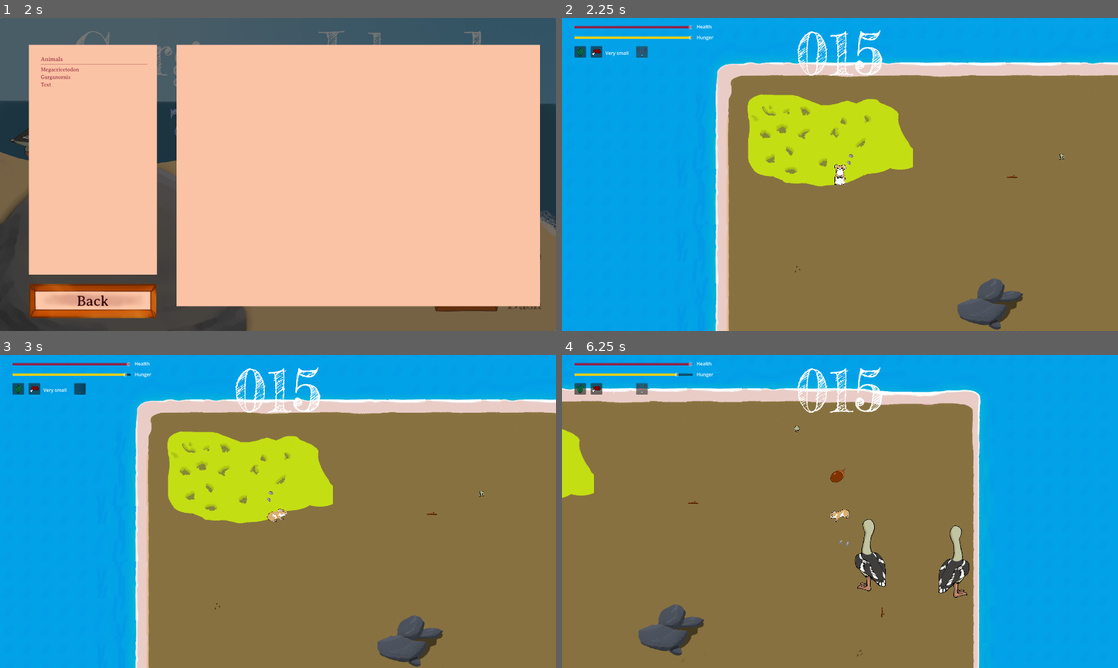
Above: before the commit, frames 1-4 (two rows, left to right).
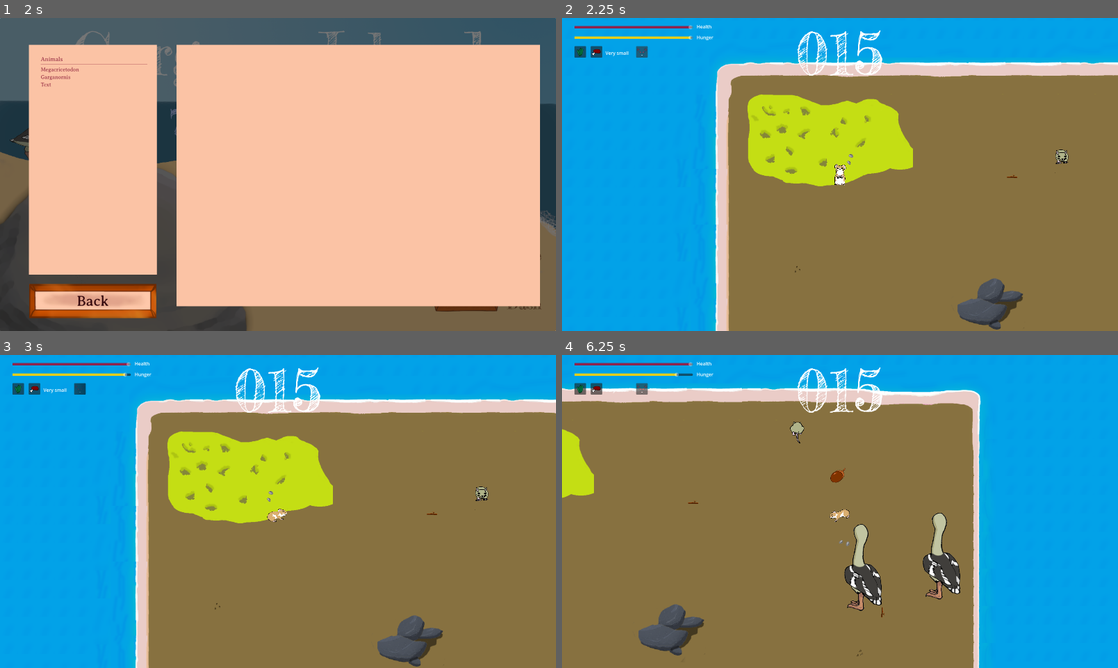
Above: after the commit, the same moments.

Repository: nialsiG/GMTK2024
Game: Godot game, scene res://scenes/Menus/start_menu.tscn
The game is run twice, just before and just after one commit, with the same random seed, the same clock (stepped at 60 frames per second) and the same inputs. The engine's default icon, where the game draws it, is replaced by a stand-in: a white triangle on a blue panel in a dark square.
Inputs:
- Up to frame 1 (2 s): click "Start game" at 0.5 s; click "Wiki" at 1.25 s
- Up to frame 2 (2.25 s): click "Megacricetodon" at 2 s
- Up to frame 3 (3 s): tap Enter at 2.75 s; hold D (move_right) from 2.78 s (still down); tap Space (attack) at 2.85 s
- Up to frame 4 (6.25 s): release D (move_right) at 3.53 s; hold S (move_down) 3.53-4.28 s; tap Space (attack) every 0.75 s from 3.6 to 5.85 s; hold D (move_right) 4.28-5.03 s; hold W (move_up) 5.03-5.78 s; hold A (move_left) from 5.78 s (still down)

Frame 1 is identical in both runs. In frame 2, less than 0.1% of the frame differs, in the area x 88-92%, y 42-50%; in frame 3, less than 0.1%; in frame 4, 2.5%, in the area x 41-74%, y 21-82%.

Commit message:
Fix: updated animals default size after setting enum values

Diff:
--- a/Gmtk 2024/scenes/Animals/Garganomis.tscn
+++ b/Gmtk 2024/scenes/Animals/Garganomis.tscn
@@ -13,7 +13,7 @@
 radius = 170.0
 
 [node name="deinogalerix2" instance=ExtResource("1_p3d56")]
-initial_size = 5
+initial_size = 6
 
 [node name="CollisionShape2D" parent="." index="0"]
 shape = SubResource("CapsuleShape2D_c7s0e")
--- a/Gmtk 2024/scenes/Animals/Mikrotia.tscn
+++ b/Gmtk 2024/scenes/Animals/Mikrotia.tscn
@@ -8,7 +8,6 @@
 radius = 300.0
 
 [node name="deinogalerix3" instance=ExtResource("1_qeo52")]
-initial_size = 1
 
 [node name="Sprite2D" parent="." index="1"]
 sprite_frames = ExtResource("3_f4rfx")
--- a/Gmtk 2024/scenes/Animals/Tyto.tscn
+++ b/Gmtk 2024/scenes/Animals/Tyto.tscn
@@ -15,7 +15,7 @@
 scale = Vector2(1.2, 1.2)
 collision_layer = 2
 collision_mask = 2
-initial_size = 4
+initial_size = 5
 
 [node name="CollisionShape2D" parent="." index="0"]
 shape = SubResource("CapsuleShape2D_wgwl8")
--- a/Gmtk 2024/scenes/Animals/deinogalerix.tscn
+++ b/Gmtk 2024/scenes/Animals/deinogalerix.tscn
@@ -15,7 +15,7 @@
 collision_layer = 3
 collision_mask = 3
 script = ExtResource("1_ple3s")
-initial_size = 2
+initial_size = 3
 
 [node name="CollisionShape2D" type="CollisionShape2D" parent="."]
 shape = SubResource("CapsuleShape2D_85bkv")
